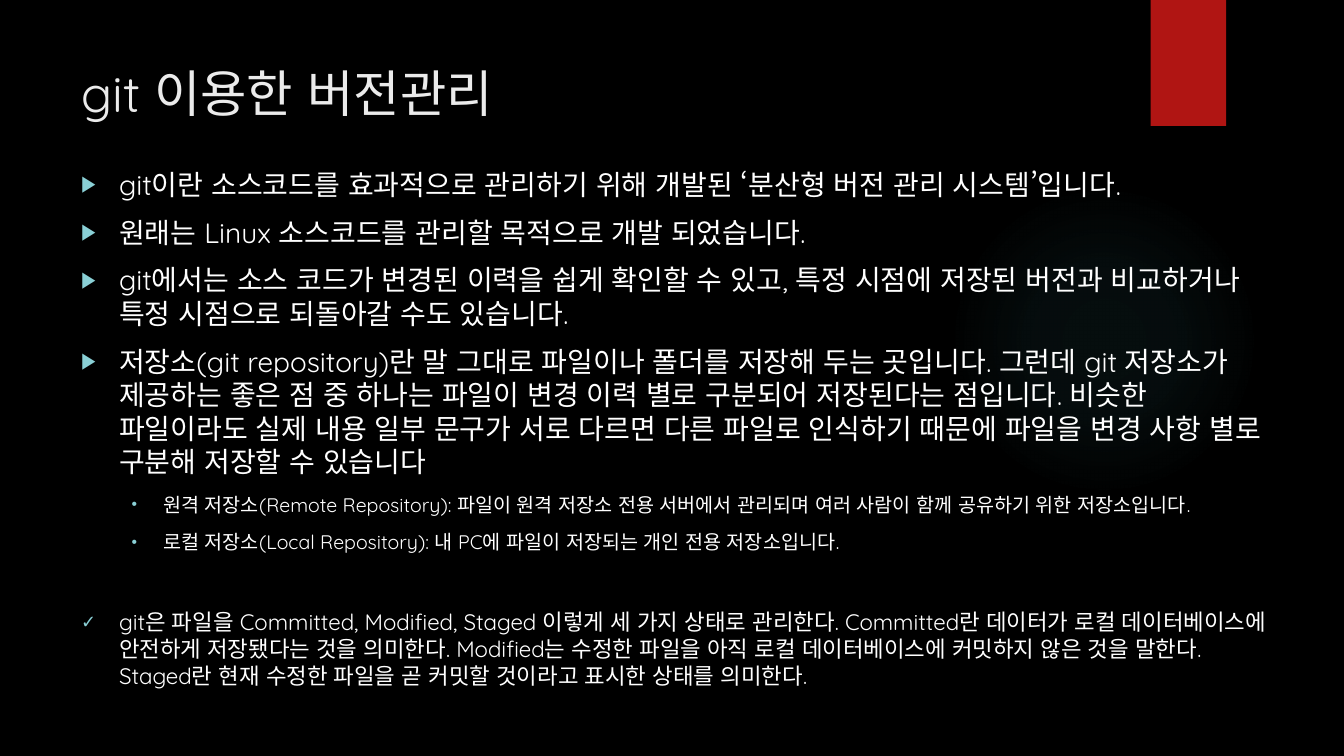
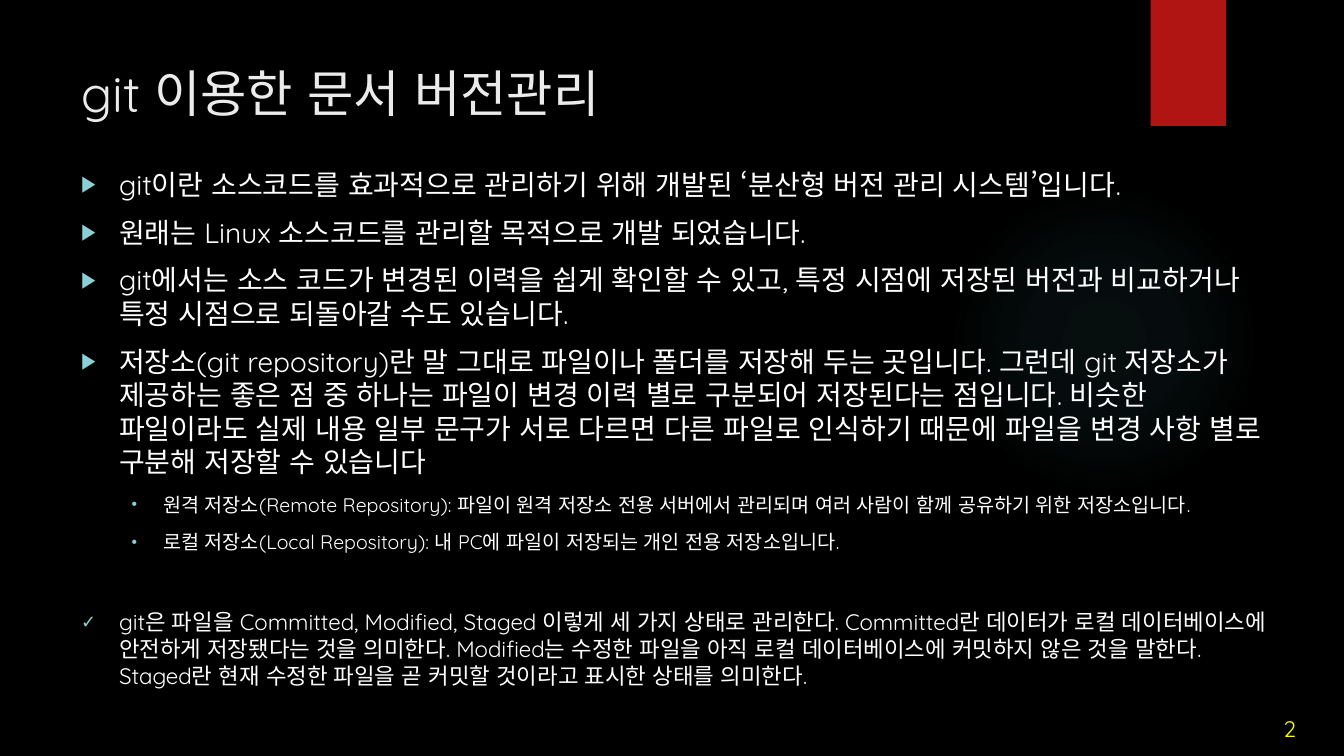
Before and after one commit to iredseal/Learning, a slide deck: slide 2 of Tools/git/SW 형상 관리.pptx. Drawn at 1344x756 pixels with LibreOffice and Linux fonts; fonts in the diff are those of the drawing; background and template pictures are left out. Boxes give left, top, right and bottom in pixels: in the first picture for what was removed or moved away, otherwise in the second. Text is boxed around its words. In the diff, an @@ line names an element or a change of style, - is before the commit and + after.

```diff
--- a/Tools/git/SW 형상 관리.pptx
+++ b/Tools/git/SW 형상 관리.pptx
@@ title at bbox=[81, 70, 599, 122]: text changed @@
-git 이용한 버전관리
+git 이용한 문서 버전관리
@@ page number added at bbox=[1283, 721, 1296, 737], 16 pt, text #FFFF00 @@
+2
```
Also in this commit, not shown: 25 other slides changed, 1 other file.
